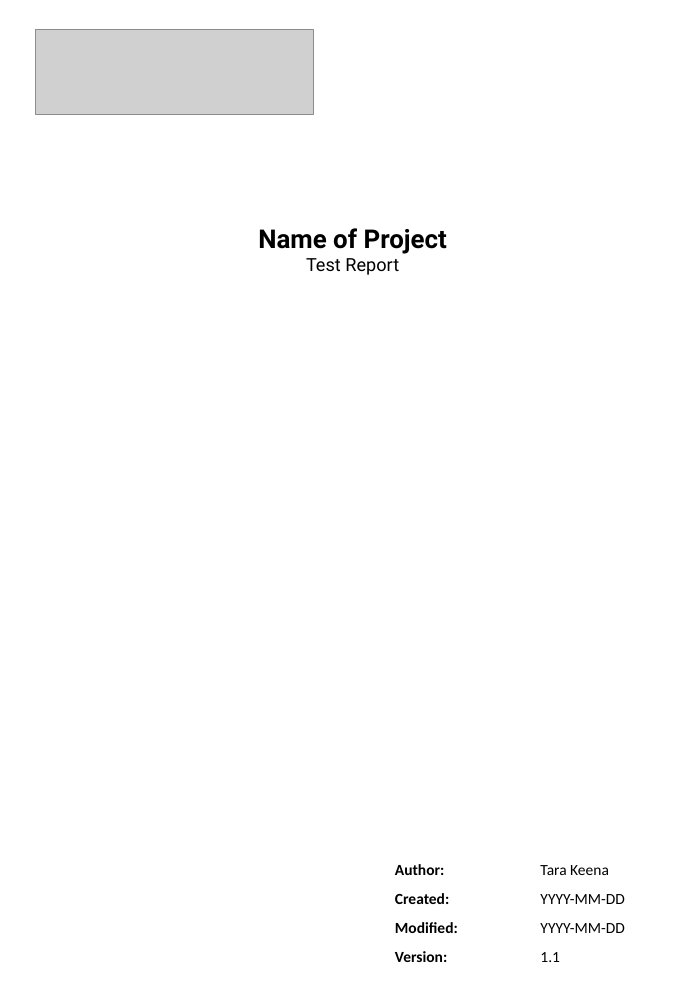
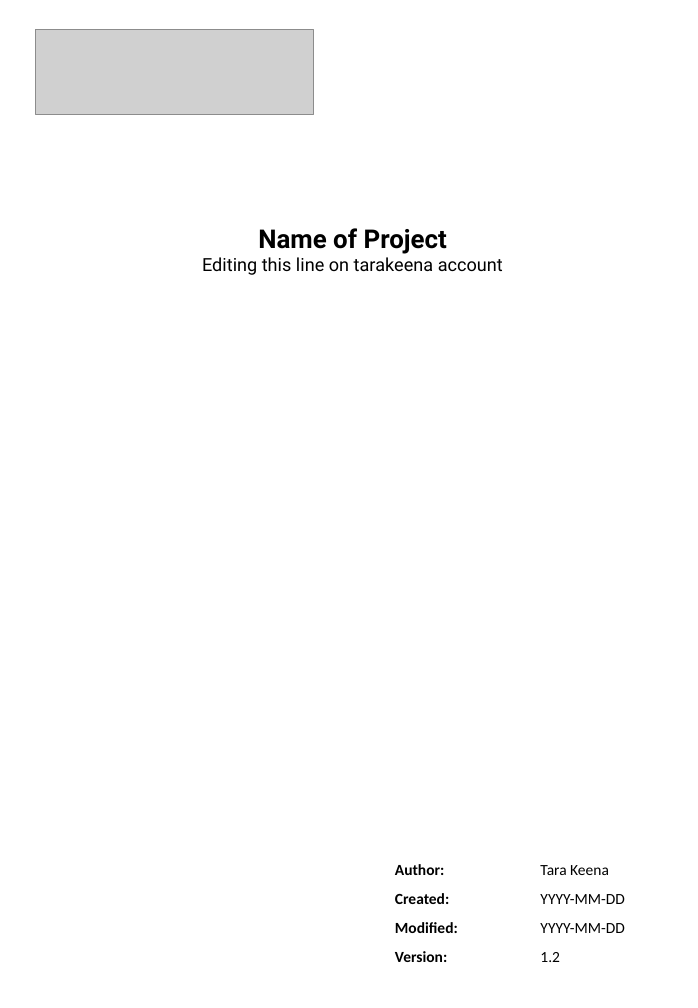
Before and after one commit to testdec14/Dec5GitHubRepo, a slide deck: slide 1 of PowerPointTest.pptx. Drawn at 698x1008 pixels with LibreOffice and Linux fonts; fonts in the diff are those of the drawing; grey boxes stand for pictures. Boxes give left, top, right and bottom in pixels: in the first picture for what was removed or moved away, otherwise in the second. Text is boxed around its words. In the diff, an @@ line names an element or a change of style, - is before the commit and + after.

Commit message:
Edited ppt and testing if can push to github

```diff
--- a/PowerPointTest.pptx
+++ b/PowerPointTest.pptx
@@ text at [202,257,503,275]: text changed @@
-Test Report
+Editing this line on tarakeena account
@@ table at [385,856,676,973] @@
-row 4, column 2: 1.1
+row 4, column 2: 1.2
```
